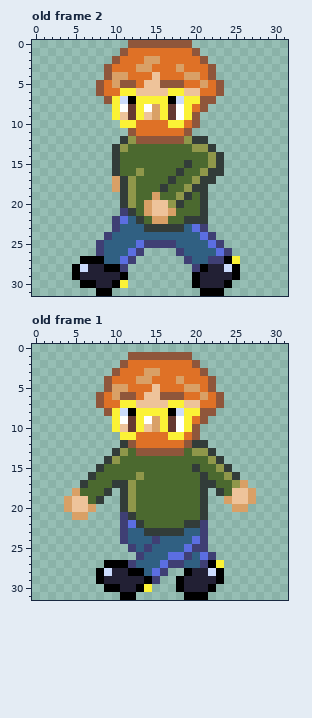
Pixel-art file: sprites/character-me-walking-front-left.aseprite. Above: the version before the commit.
32x32 pixels, 2 frames. Shown: old frame 2, old frame 1.
Now the later version:
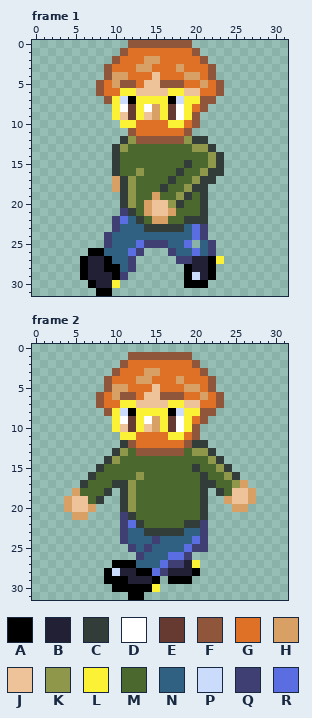
Palette (. is transparent): A #000000  B #222034  C #323c39  D #ffffff  E #663931  F #8f563b  G #df7126  H #d9a066  J #eec39a  K #8f974a  L #fbf236  M #4b692f  N #306082  P #cbdbfc  Q #3f3f74  R #5b6ee1
A new or re-ordered frame is compared with the old frame closest to it.
The exact change:
frames re-ordered
Changed rows in their new state; - is an unchanged pixel.
Frame 1 against old frame 2:
first column x 5:
24 ---------------RQ.---
25 ---.Q-------N-R.-Q.--
26 --AA--------QN-R-Q..-
27 --BBA-N------Q-BBAL..
28 .A----NQ------ABBA...
29 .A---AQ-------AP-A...
30 -.---L.-------A-A...-
31 ----------------...--
Frame 2 against old frame 1:
first column x 8:
26 ------------...-
27 -.--A------BL...
28 .AP-B-A--BBBA...
29 .AAA--BA-A-A....
30 -.-AA-AL--.....-
31 ---.-A-----...--
Pixel boxes of the changes (left, top, right, bottom) in both pictures:
changed: (72, 232, 240, 296)
changed: (96, 552, 224, 600)
